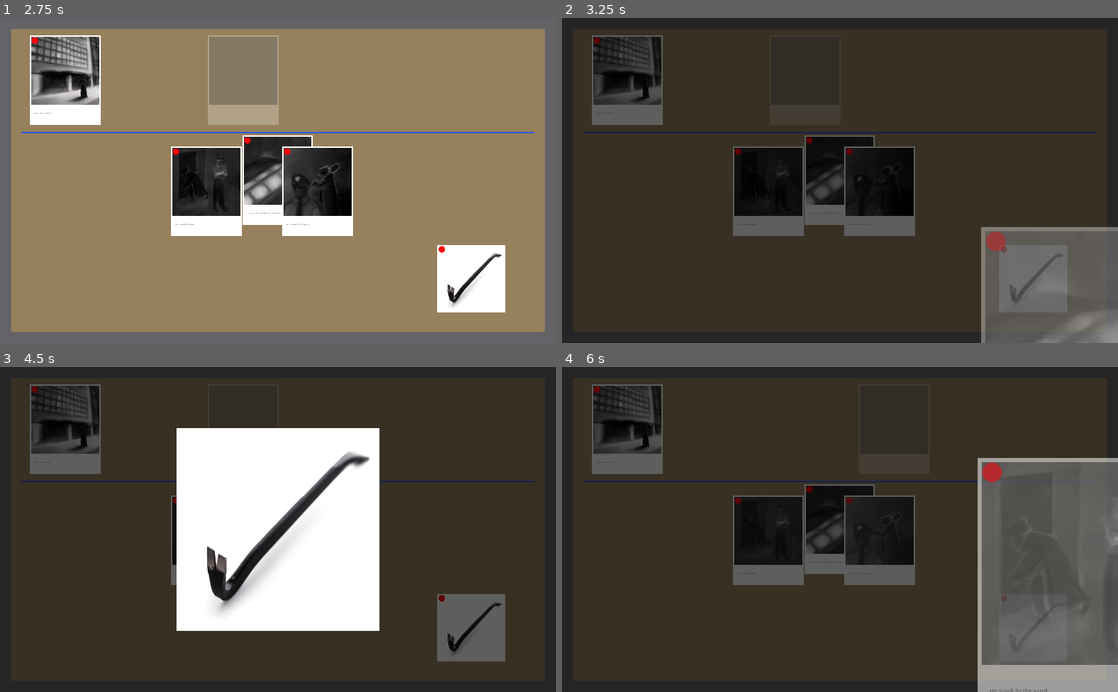
Above: before the commit, frames 1-4 (two rows, left to right).
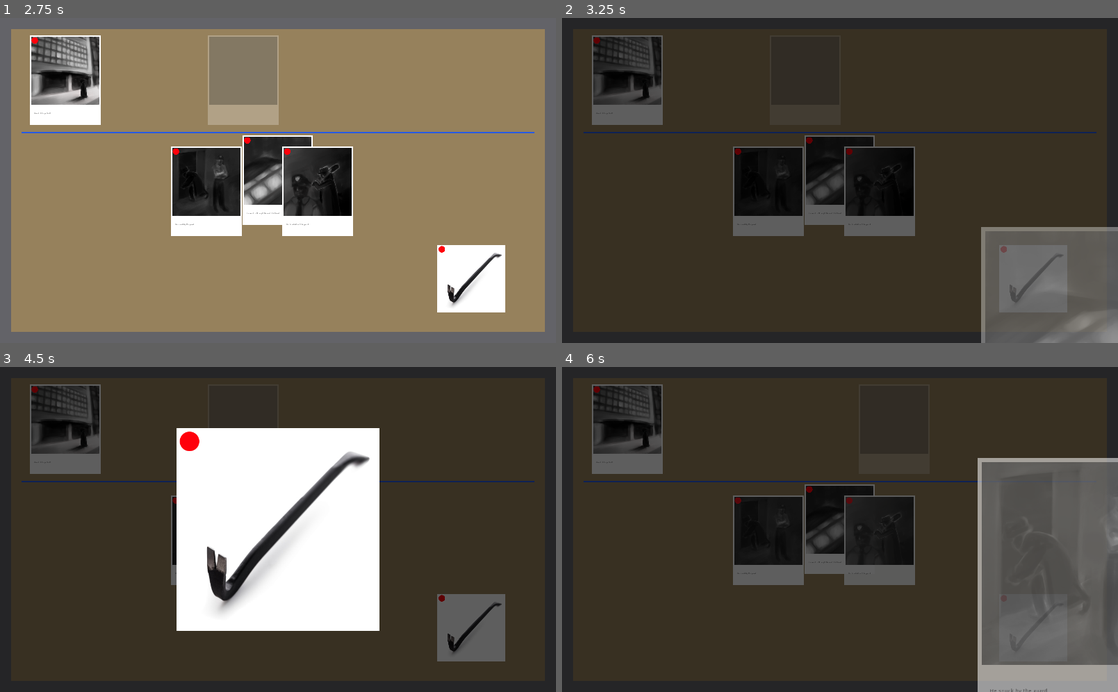
Above: after the commit, the same moments.

Repository: IanWark/VGADGameJamWinter2019
Game: Godot game, scene res://scenes/game_screen.tscn
Two runs of this game, one before a commit and one after it. Both use one fixed random seed, a clock stepped at 60 frames per second and the inputs below.
Inputs (mouse positions are in pixels of both pictures, inside the frame that each line leads up to):
- Up to frame 1 (2.75 s): move the mouse to (66, 79) at 0.52 s; press the mouse at (66, 79) at 0.53 s; tap Enter at 1.25 s; move the mouse to (155, 79) at 1.27 s; release the mouse at (155, 79) at 1.28 s; right-click (155, 79) at 1.35 s; tap Space at 2 s; move the mouse to (244, 79) at 2.02 s; press the mouse at (244, 79) at 2.03 s
- Up to frame 2 (3.25 s): tap Enter at 2.75 s; move the mouse to (840, 180) at 2.77 s; release the mouse at (840, 180) at 2.78 s; right-click (840, 180) at 2.85 s
- Up to frame 3 (4.5 s): move the mouse to (472, 627) at 3.52 s; press the mouse at (472, 627) at 3.53 s; tap Space at 4.25 s; move the mouse to (439, 597) at 4.27 s; release the mouse at (439, 597) at 4.28 s; right-click (439, 597) at 4.35 s
- Up to frame 4 (6 s): tap Enter at 5 s; move the mouse to (840, 529) at 5.02 s; press the mouse at (840, 529) at 5.03 s; tap Space at 5.75 s; move the mouse to (767, 539) at 5.77 s; release the mouse at (767, 539) at 5.78 s; right-click (767, 539) at 5.85 s

Frame 1 is identical in both runs. In frame 2, 0.2% of the frame differs, in the area x 76-80%, y 65-72%; in frame 3, 0.2%, in the area x 32-36%, y 19-26%; in frame 4, 0.2%.
Error before the commit: Attempt to call function 'hide' in base 'null instance' on a null instance. (res://scripts/events/event_1_unknown.gd:30)
Error after the commit: Attempt to call function 'hide' in base 'null instance' on a null instance. (res://scripts/clue.gd:30)

Commit message:
fix pin object not being found

Diff:
--- a/scripts/draggable.gd
+++ b/scripts/draggable.gd
@@ -17,7 +17,7 @@
 # Must be set to match for each inherited object
 var scene = null
 
-onready var pin = $pin
+onready var pin = $Pin
 onready var area = $Area2D
 onready var main = get_tree().get_root().get_node("Main")
 
